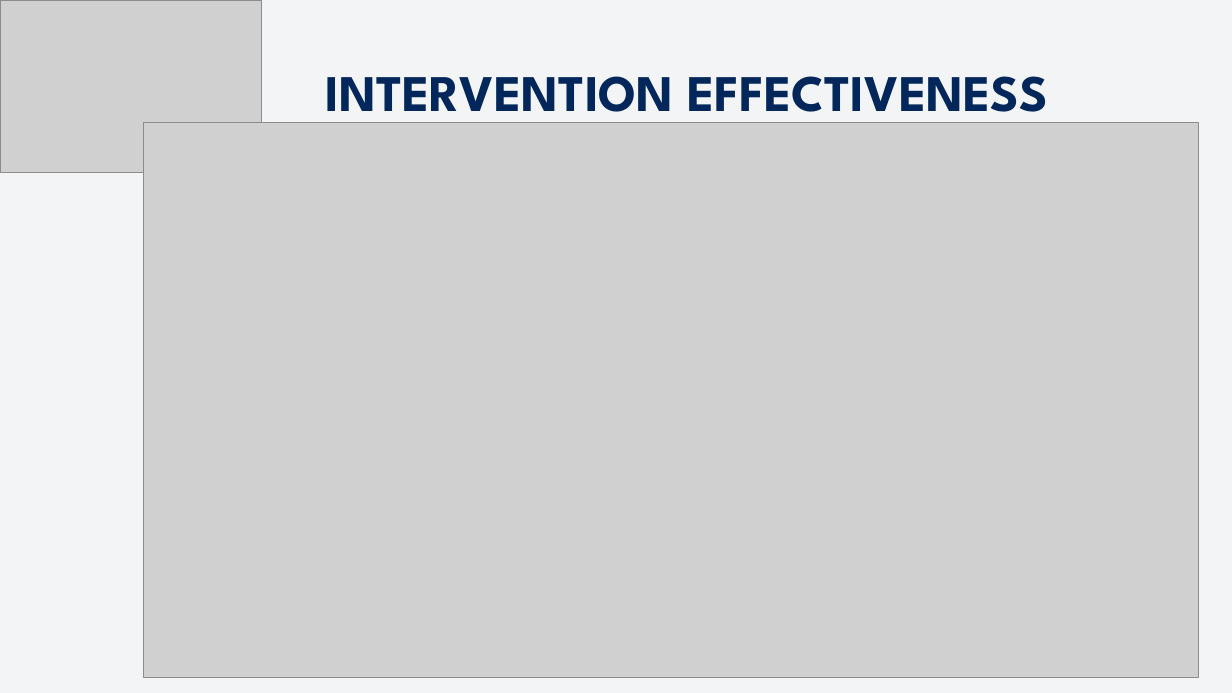
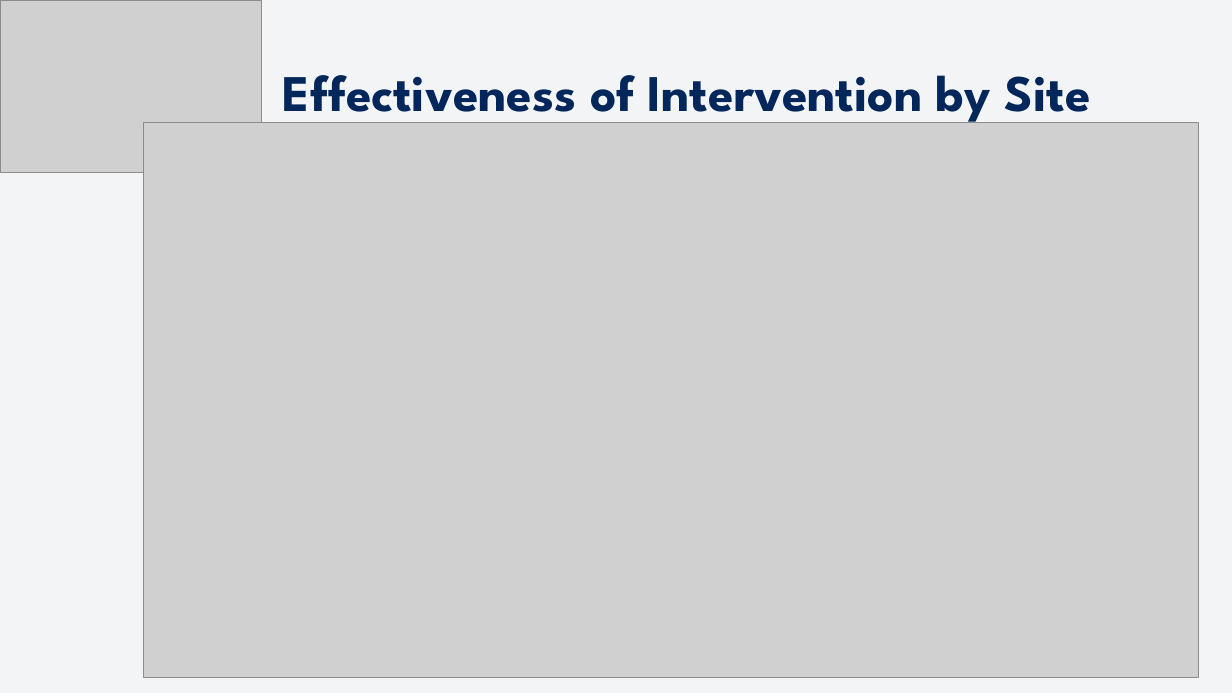
Before and after one commit to hesanche94/TVHC, a slide deck: slide 9 of TVHC SKILLS TEST.pptx. Drawn at 1232x693 pixels with LibreOffice and Linux fonts; fonts in the diff are those of the drawing; grey boxes stand for pictures. Boxes give left, top, right and bottom in pixels: in the first picture for what was removed or moved away, otherwise in the second. Text is boxed around its words. In the diff, an @@ line names an element or a change of style, - is before the commit and + after.

```diff
--- a/TVHC SKILLS TEST.pptx
+++ b/TVHC SKILLS TEST.pptx
@@ text at box(283, 75, 1090, 123): text changed @@
-INTERVENTION EFFECTIVENESS
+Effectiveness of Intervention by Site
```
Also in this commit, not shown: 8 other slides changed, 1 other file.
